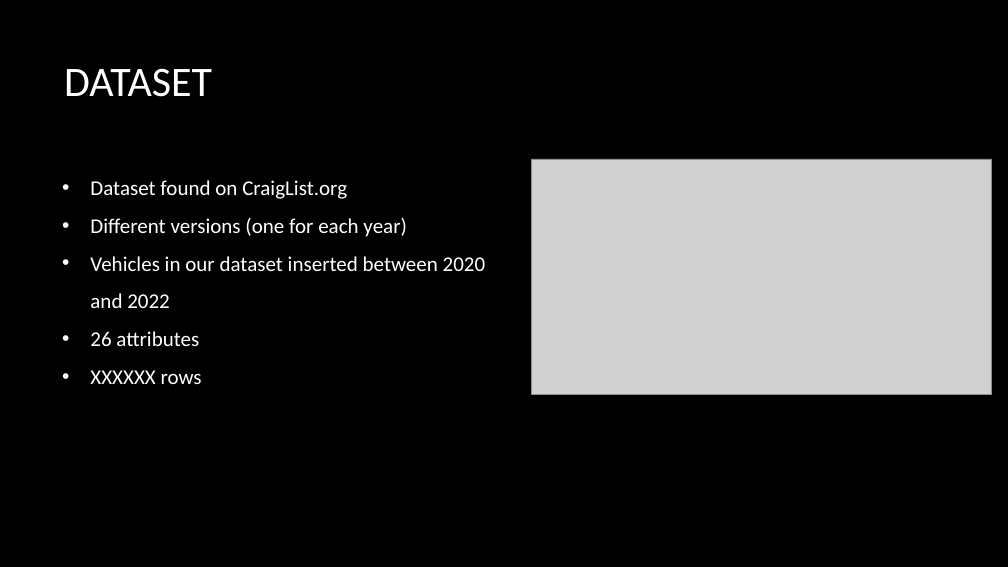
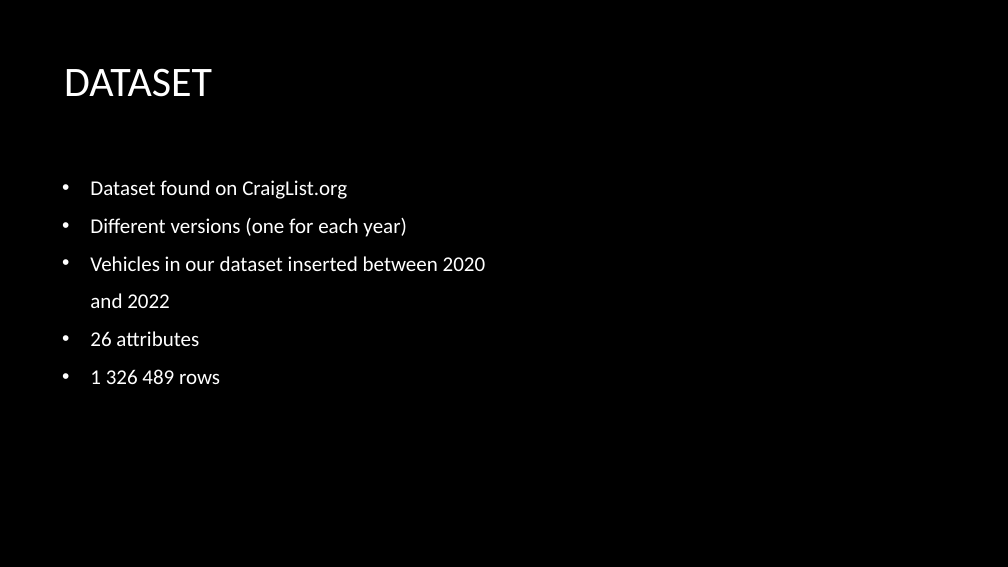
Before and after one commit to BaffoBello14/DMML, a slide deck: slide 3 of Usedvehiclespricepredictor.pptx. Drawn at 1008x567 pixels with LibreOffice and Linux fonts; fonts in the diff are those of the drawing; grey boxes stand for pictures; background and template pictures are left out. Boxes give left, top, right and bottom in pixels: in the first picture for what was removed or moved away, otherwise in the second. Text is boxed around its words. In the diff, an @@ line names an element or a change of style, - is before the commit and + after.

```diff
--- a/Usedvehiclespricepredictor.pptx
+++ b/Usedvehiclespricepredictor.pptx
@@ picture removed at [532,159,991,395] @@
@@ text at [90,369,220,384]: text changed @@
-• XXXXXX rows
+• 1 326 489 rows
```
Also in this commit, not shown: 14 other files.
